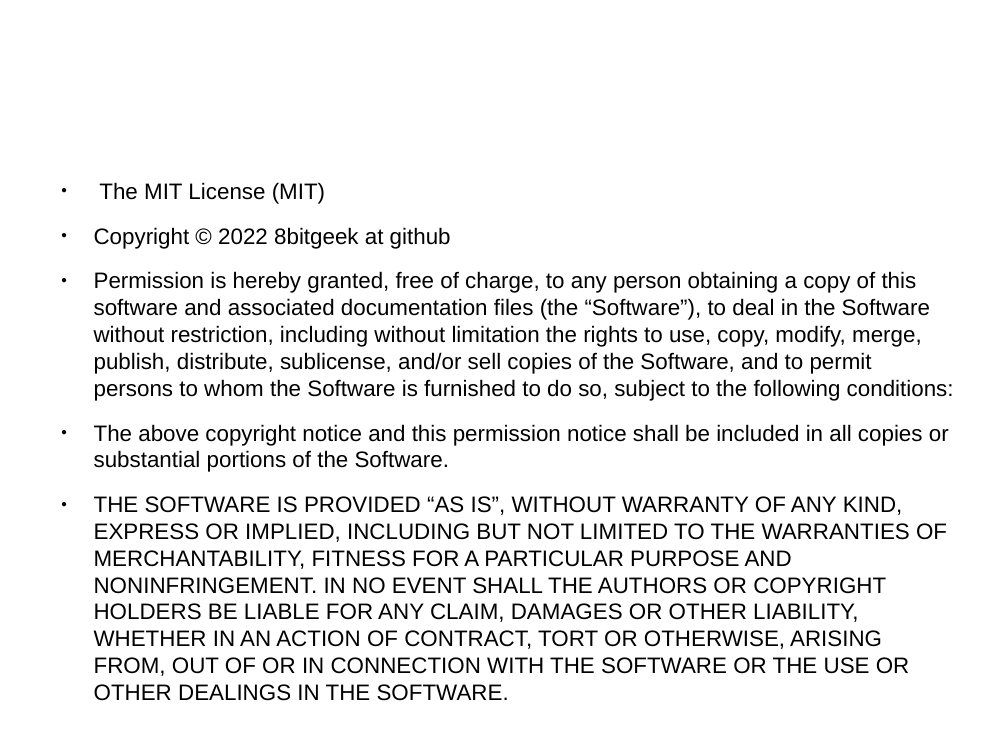
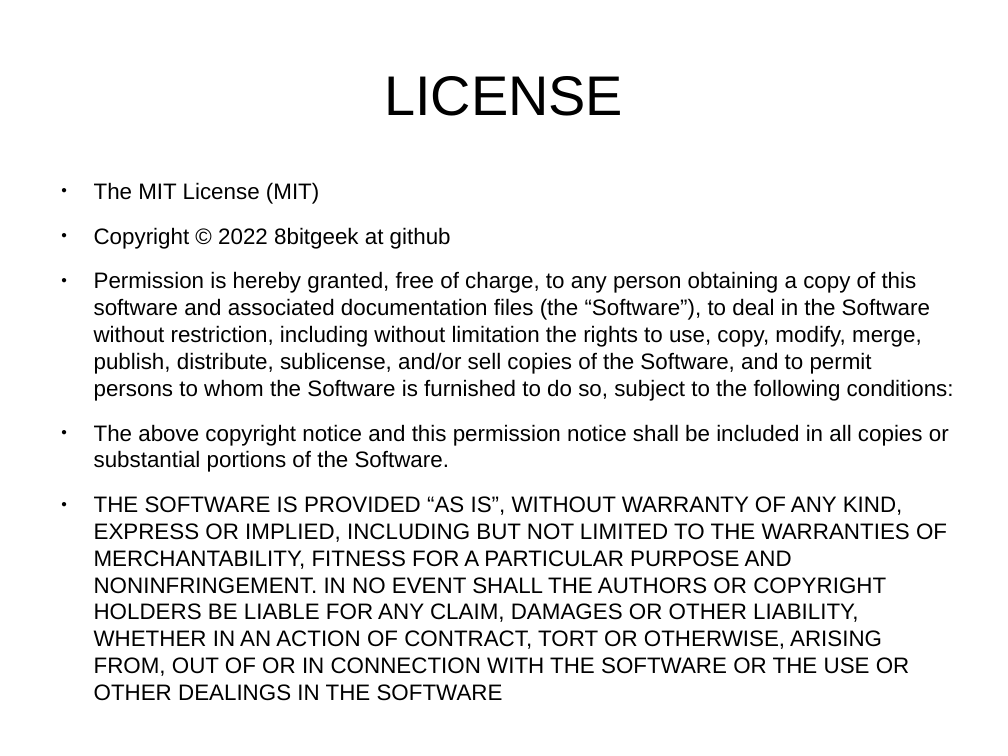
Before and after one commit to 8bitgeek/hive, a slide deck: slide 2 of docs/hive-slides.odp. Drawn at 1008x756 pixels with LibreOffice and Linux fonts; fonts in the diff are those of the drawing; background and template pictures are left out. Boxes give left, top, right and bottom in pixels: in the first picture for what was removed or moved away, otherwise in the second. Text is boxed around its words. In the diff, an @@ line names an element or a change of style, - is before the commit and + after.

```diff
--- a/docs/hive-slides.odp
+++ b/docs/hive-slides.odp
@@ title added at [384, 76, 623, 116], 44 pt, text #000000 @@
+LICENSE
@@ text at [94, 496, 947, 701]: text changed @@
-● THE SOFTWARE IS PROVIDED “AS IS”, WITHOUT WARRANTY OF ANY KIND, EXPRESS OR IMPLIED, INCLUDING BUT NOT LIMITED TO THE WARRANTIES OF MERCHANTABILITY, FITNESS FOR A PARTICULAR PURPOSE AND NONINFRINGEMENT. IN NO EVENT SHALL THE AUTHORS OR COPYRIGHT HOLDERS BE LIABLE FOR ANY CLAIM, DAMAGES OR OTHER LIABILITY, WHETHER IN AN ACTION OF CONTRACT, TORT OR OTHERWISE, ARISING FROM, OUT OF OR IN CONNECTION WITH THE SOFTWARE OR THE USE OR OTHER DEALINGS IN THE SOFTWARE.
+● THE SOFTWARE IS PROVIDED “AS IS”, WITHOUT WARRANTY OF ANY KIND, EXPRESS OR IMPLIED, INCLUDING BUT NOT LIMITED TO THE WARRANTIES OF MERCHANTABILITY, FITNESS FOR A PARTICULAR PURPOSE AND NONINFRINGEMENT. IN NO EVENT SHALL THE AUTHORS OR COPYRIGHT HOLDERS BE LIABLE FOR ANY CLAIM, DAMAGES OR OTHER LIABILITY, WHETHER IN AN ACTION OF CONTRACT, TORT OR OTHERWISE, ARISING FROM, OUT OF OR IN CONNECTION WITH THE SOFTWARE OR THE USE OR OTHER DEALINGS IN THE SOFTWARE
```
Also in this commit, not shown: 3 slides added.
